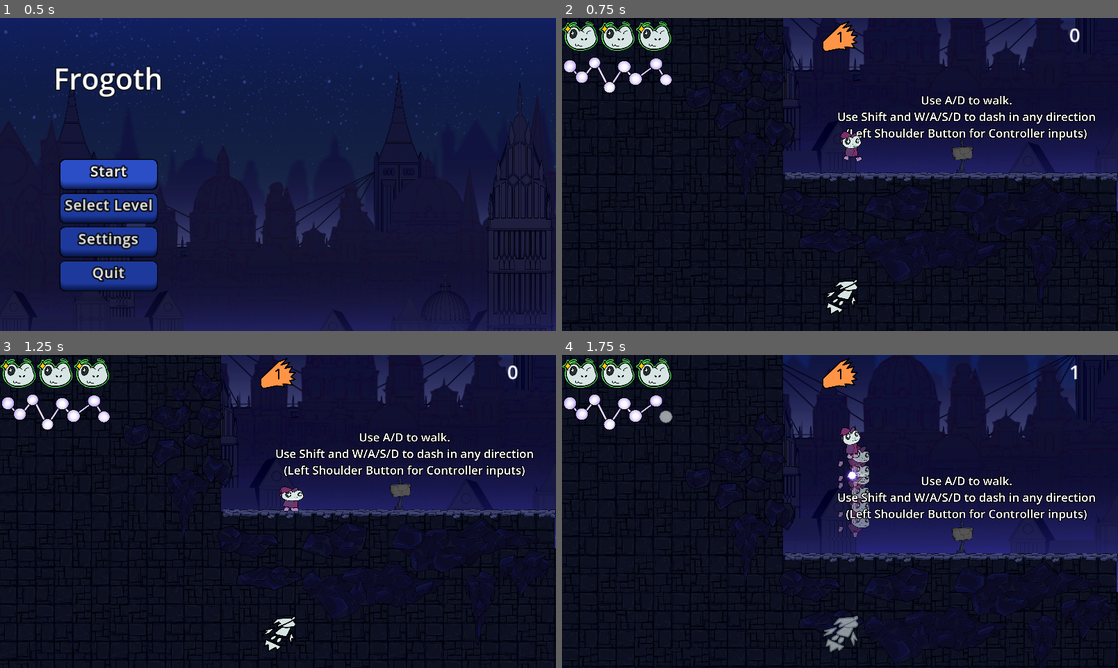
Above: before the commit, frames 1-4 (two rows, left to right).
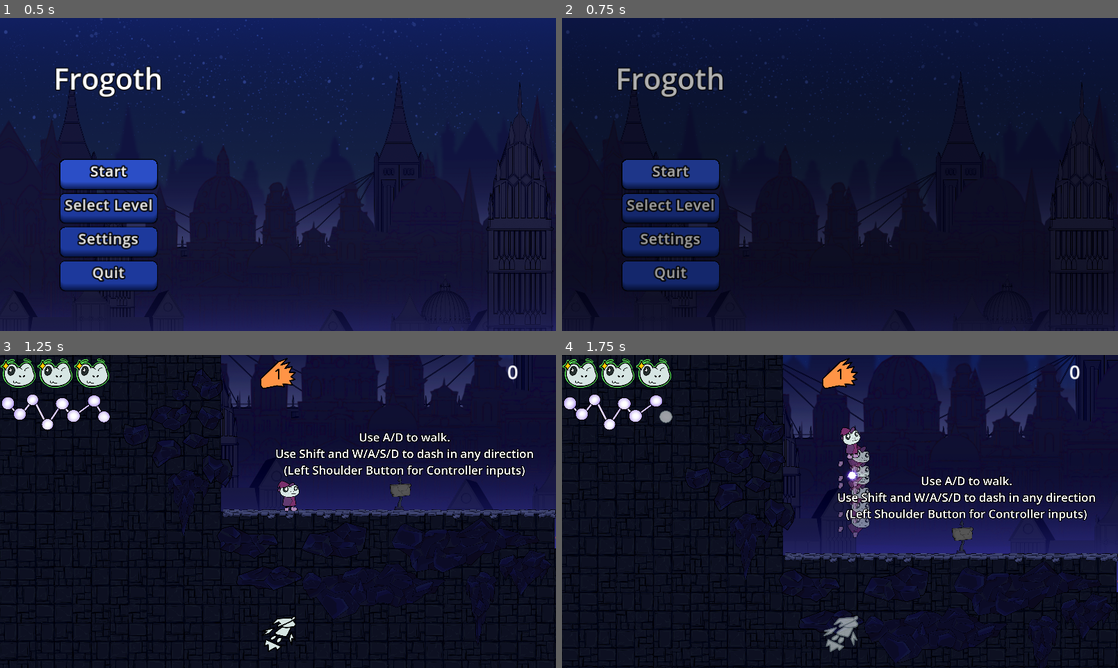
Above: after the commit, the same moments.

Repository: DerBrotDoktor/Frogoth
Game: Godot game, scene res://scenes/main/main.tscn
The game is run twice, just before and just after one commit, with the same random seed, the same clock (stepped at 60 frames per second) and the same inputs.
Inputs:
- Up to frame 1 (0.5 s): no input
- Up to frame 2 (0.75 s): click "Start" at 0.5 s
- Up to frame 3 (1.25 s): no input
- Up to frame 4 (1.75 s): hold W (up) from 1.28 s (still down); tap Shift (dash) at 1.35 s; tap Space (jump) at 1.52 s

Frame 1 is identical in both runs. In frame 2, 31% of the frame differs, in the area x 0-100%, y 0-100%; in frame 3, 0.2%; in frame 4, less than 0.1%.

Commit message:
Added: scene transitions

Diff:
--- a/scenes/main/main.gd
+++ b/scenes/main/main.gd
@@ -19,14 +19,18 @@
 func load_level_by_index(index:int):
 	if index < level.size():
 		$BashPointController.clear_shape()
+		$SceneTransition/SceneTransitionAnimationPlayer.play("fade_in")
+		await $SceneTransition/SceneTransitionAnimationPlayer.animation_finished
 		load_scene(level[index])
 		set_player_position(current_scene.get_player_spawn_position())
 		player.can_place_jump_points = current_scene.can_player_jump_points
 		player.reset()
-		player.enable()
 		reset_stats()
 		current_level_index = index
 		$Canvas.switch_to_child("UserInterface")
+		player.enable()
+		$SceneTransition/SceneTransitionAnimationPlayer.play_backwards("fade_in")
+		await $SceneTransition/SceneTransitionAnimationPlayer.animation_finished
 	else:
 		$Canvas.switch_to_child("MainMenu")
 
--- a/scenes/main/main.tscn
+++ b/scenes/main/main.tscn
@@ -30,6 +30,44 @@
 glow_blend_mode = 1
 glow_hdr_threshold = 0.64
 glow_hdr_scale = 0.81
+
+[sub_resource type="Animation" id="Animation_ytxgy"]
+resource_name = "fade_in"
+length = 0.3
+step = 0.5
+tracks/0/type = "value"
+tracks/0/imported = false
+tracks/0/enabled = true
+tracks/0/path = NodePath("SceneTransition/Fade:color")
+tracks/0/interp = 1
+tracks/0/loop_wrap = true
+tracks/0/keys = {
+"times": PackedFloat32Array(0, 0.3),
+"transitions": PackedFloat32Array(2, 2),
+"update": 0,
+"values": [Color(0, 0, 0, 0), Color(0, 0, 0, 1)]
+}
+
+[sub_resource type="Animation" id="Animation_k5jmx"]
+length = 0.001
+tracks/0/type = "value"
+tracks/0/imported = false
+tracks/0/enabled = true
+tracks/0/path = NodePath("SceneTransition/Fade:color")
+tracks/0/interp = 1
+tracks/0/loop_wrap = true
+tracks/0/keys = {
+"times": PackedFloat32Array(0),
+"transitions": PackedFloat32Array(1),
+"update": 0,
+"values": [Color(0, 0, 0, 0)]
+}
+
+[sub_resource type="AnimationLibrary" id="AnimationLibrary_6hpqc"]
+_data = {
+"RESET": SubResource("Animation_k5jmx"),
+"fade_in": SubResource("Animation_ytxgy")
+}
 
 [node name="Main" type="Node" node_paths=PackedStringArray("player")]
 script = ExtResource("1_wtrgv")
@@ -107,6 +145,24 @@
 autoplay = true
 bus = &"Music"
 
+[node name="SceneTransition" type="CanvasLayer" parent="."]
+process_mode = 3
+
+[node name="SceneTransitionAnimationPlayer" type="AnimationPlayer" parent="SceneTransition"]
+root_node = NodePath("../..")
+libraries = {
+"": SubResource("AnimationLibrary_6hpqc")
+}
+
+[node name="Fade" type="ColorRect" parent="SceneTransition"]
+anchors_preset = 15
+anchor_right = 1.0
+anchor_bottom = 1.0
+grow_horizontal = 2
+grow_vertical = 2
+mouse_filter = 2
+color = Color(0, 0, 0, 0)
+
 [connection signal="visibility_changed" from="Canvas/UserInterface" to="Canvas/UserInterface" method="_on_visibility_changed"]
 [connection signal="main_menu" from="Canvas/PauseMenu" to="." method="_on_pause_menu_main_menu"]
 [connection signal="restart_level" from="Canvas/PauseMenu" to="." method="_on_pause_menu_restart_level"]
--- a/scenes/menus/pause_menu.gd
+++ b/scenes/menus/pause_menu.gd
@@ -17,7 +17,10 @@
 	get_parent().switch_to_child("SettingsMenu")
 
 func _on_main_menu_button_button_up():
+	$"../../SceneTransition/SceneTransitionAnimationPlayer".play("fade_in")
+	await $"../../SceneTransition/SceneTransitionAnimationPlayer".animation_finished
 	get_parent().switch_to_child("MainMenu")
+	$"../../SceneTransition/SceneTransitionAnimationPlayer".play_backwards("fade_in")
 
 func _on_visibility_changed():
 	if $VBoxContainer/ResumeButton.is_inside_tree() and visible:
Not shown: 1 places in scenes/main/main.tscn that only renumber resources
